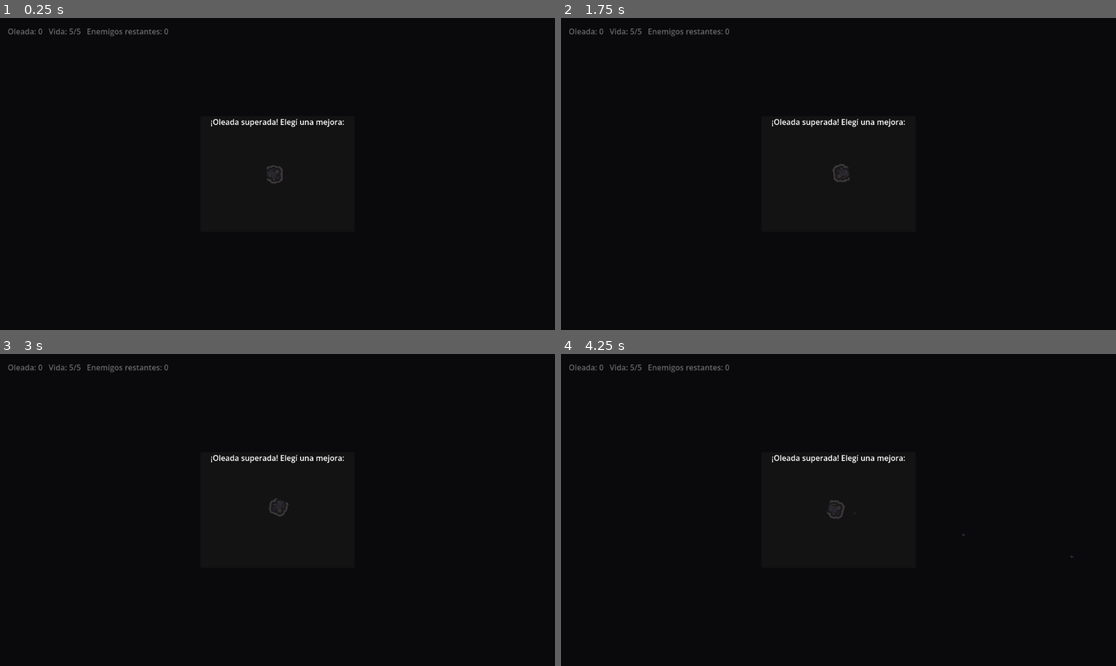
Above: before the commit, frames 1-4 (two rows, left to right).
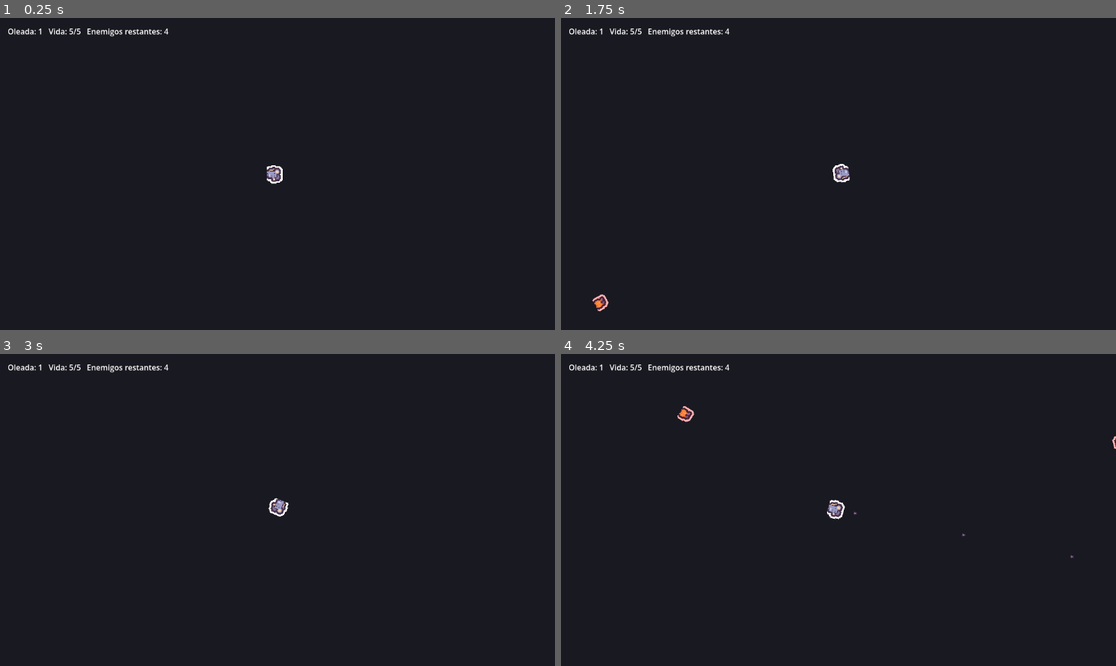
Above: after the commit, the same moments.

Repository: ksanch3x/Justiciero
Game: Godot game, scene res://scenes/Main.tscn
Same seed, same stepped clock (60 frames per second), same inputs: the game is played once before the commit and once after it.
Inputs (mouse positions are in pixels of both pictures, inside the frame that each line leads up to):
- Up to frame 1 (0.25 s): no input
- Up to frame 2 (1.75 s): tap Enter at 0.5 s; move the mouse to (960, 158) at 0.52 s; press the mouse at (960, 158) at 0.53 s; hold D (move_right) 0.53-1.28 s; move the mouse to (727, 189) at 1.27 s; release the mouse at (727, 189) at 1.28 s; hold S (move_down) from 1.28 s (still down); tap R at 1.35 s
- Up to frame 3 (3 s): move the mouse to (333, 441) at 2.02 s; release S (move_down) at 2.03 s; press the mouse at (333, 441) at 2.03 s; hold D (move_right) 2.03-2.78 s; move the mouse to (249, 572) at 2.77 s; release the mouse at (249, 572) at 2.78 s; hold W (move_up) from 2.78 s (still down); tap R at 2.85 s
- Up to frame 4 (4.25 s): move the mouse to (1005, 556) at 3.52 s; release W (move_up) at 3.53 s; press the mouse at (1005, 556) at 3.53 s; hold A (move_left) from 3.53 s (still down)

The runs differ from the first frame. In frame 1, 0.7% of the frame differs, in the area x 1-62%, y 3-54%; in frame 2, 0.9%; in frame 3, 0.7%; in frame 4, 0.9%, in the area x 1-100%, y 3-66%.
Error before the commit: Parse Error: Could not resolve class "UpgradePool", because of a parser error. (res://scripts/UpgradeUI.gd:18)

Commit message:
Fix GDScript parse error: avoid multi-line lambdas inside array/dict literals in UpgradePool

Diff:
--- a/prototypes/combat-topdown/scripts/UpgradePool.gd
+++ b/prototypes/combat-topdown/scripts/UpgradePool.gd
@@ -1,35 +1,30 @@
 extends RefCounted
 class_name UpgradePool
 
+static func _apply_speed(p: CharacterBody2D) -> void:
+	p.speed *= 1.2
+
+static func _apply_fire_rate(p: CharacterBody2D) -> void:
+	p.fire_rate = max(0.05, p.fire_rate * 0.8)
+
+static func _apply_max_health(p: CharacterBody2D) -> void:
+	p.max_health += 1
+	p.health += 1
+	p.health_changed.emit(p.health, p.max_health)
+
+static func _apply_bullet_count(p: CharacterBody2D) -> void:
+	p.bullet_count += 1
+
+static func _apply_bullet_damage(p: CharacterBody2D) -> void:
+	p.bullet_damage += 1
+
 static func get_all() -> Array:
 	return [
-		{
-			"name": "Velocidad +20%",
-			"apply": func(p: CharacterBody2D) -> void:
-				p.speed *= 1.2
-		},
-		{
-			"name": "Cadencia de disparo +25%",
-			"apply": func(p: CharacterBody2D) -> void:
-				p.fire_rate = max(0.05, p.fire_rate * 0.8)
-		},
-		{
-			"name": "+1 Vida máxima",
-			"apply": func(p: CharacterBody2D) -> void:
-				p.max_health += 1
-				p.health += 1
-				p.health_changed.emit(p.health, p.max_health)
-		},
-		{
-			"name": "+1 Proyectil",
-			"apply": func(p: CharacterBody2D) -> void:
-				p.bullet_count += 1
-		},
-		{
-			"name": "+1 Daño de bala",
-			"apply": func(p: CharacterBody2D) -> void:
-				p.bullet_damage += 1
-		},
+		{"name": "Velocidad +20%", "apply": Callable(UpgradePool, "_apply_speed")},
+		{"name": "Cadencia de disparo +25%", "apply": Callable(UpgradePool, "_apply_fire_rate")},
+		{"name": "+1 Vida máxima", "apply": Callable(UpgradePool, "_apply_max_health")},
+		{"name": "+1 Proyectil", "apply": Callable(UpgradePool, "_apply_bullet_count")},
+		{"name": "+1 Daño de bala", "apply": Callable(UpgradePool, "_apply_bullet_damage")},
 	]
 
 static func roll(count: int) -> Array:
